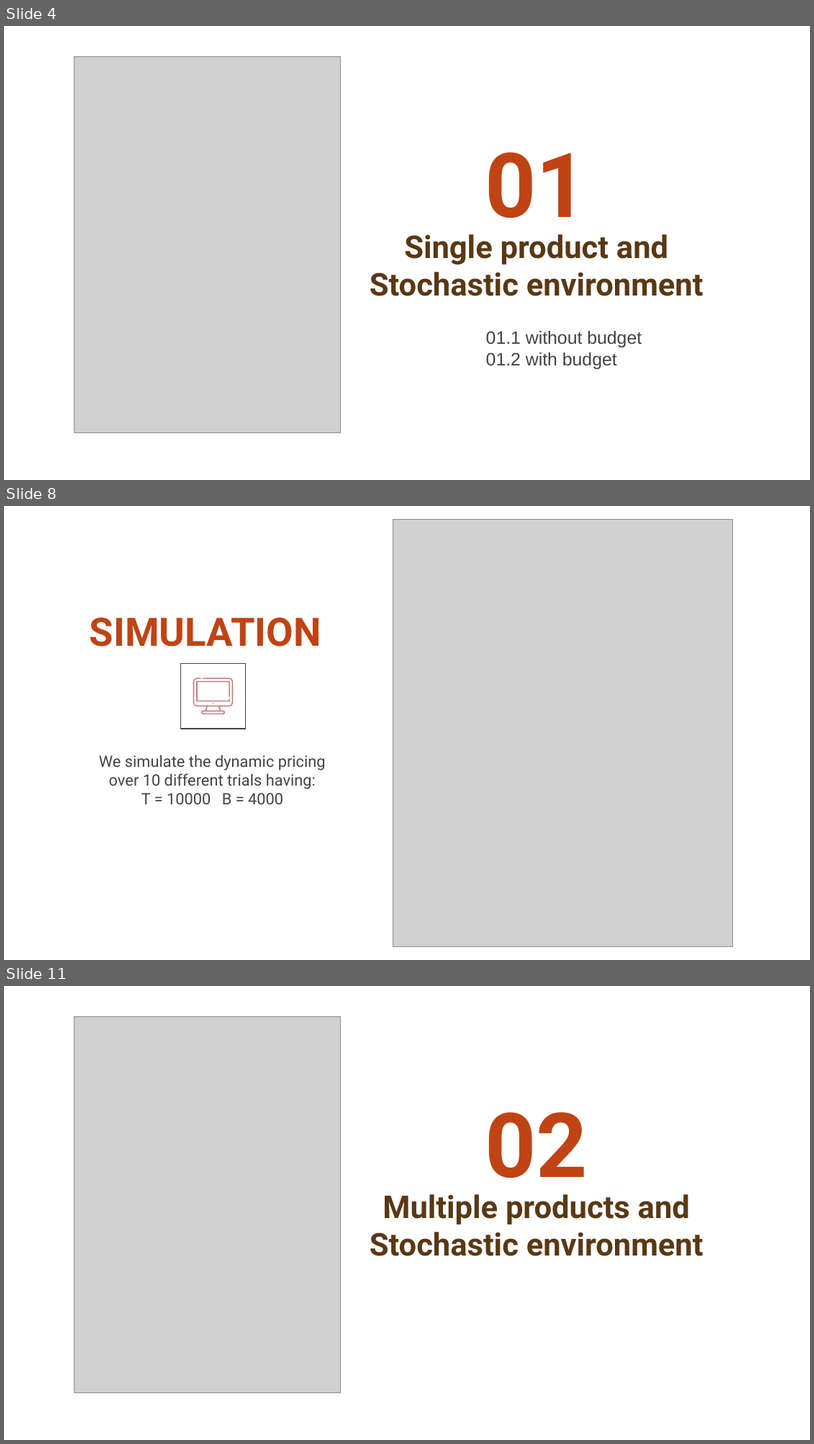
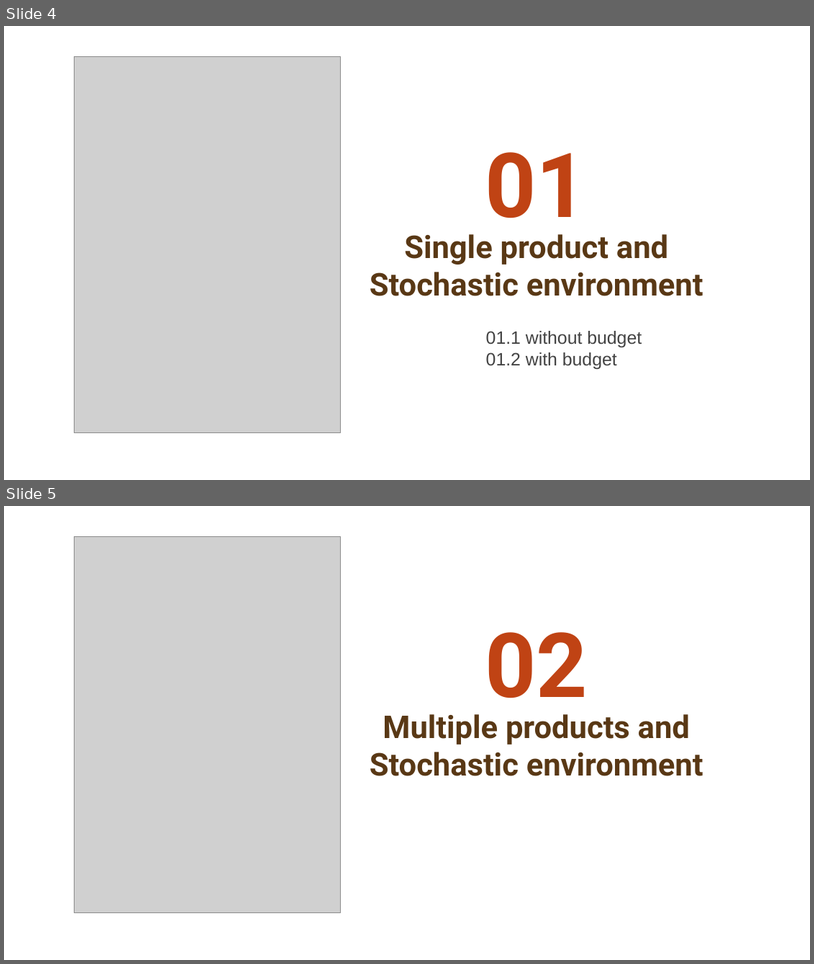
Before and after one commit to matteopasqual02/OLA-2025-project, a slide deck: presentation.pptx. Shown one above the other, each under a label of ours: slides 4, 8 and 11 before the commit, slides 4 and 5 after it; the slides between them are not shown. The pictures are 814x1444 and 814x964 pixels, drawn with LibreOffice and Linux fonts; fonts in the diff are those of the drawing; grey boxes stand for pictures; background and template pictures are left out. Boxes give left, top, right and bottom in pixels: in the first picture for what was removed or moved away, otherwise in the second. Text is boxed around its words. In the diff, an @@ line names an element or a change of style, - is before the commit and + after.

```diff
--- a/presentation.pptx
+++ b/presentation.pptx
@@ slide 8 removed at box(4, 506, 810, 960), background picture (left out) @@
@@ picture removed at box(394, 519, 733, 947) @@
@@ title removed at box(90, 617, 322, 646) @@
-SIMULATION
@@ rectangle removed at box(180, 663, 246, 728) @@
@@ freeform shape removed at box(193, 678, 234, 714) @@
@@ freeform shape removed at box(197, 681, 231, 702) @@
@@ freeform shape removed at box(213, 703, 214, 703) @@
@@ subtitle removed at box(99, 754, 326, 804) @@
-We simulate the dynamic pricing over 10 different trials having:
-T = 10000 B = 4000
@@ what was slide 11 is now slide 5 @@
```
Also in this commit, not shown: 7 other slides removed, 2 other files.
